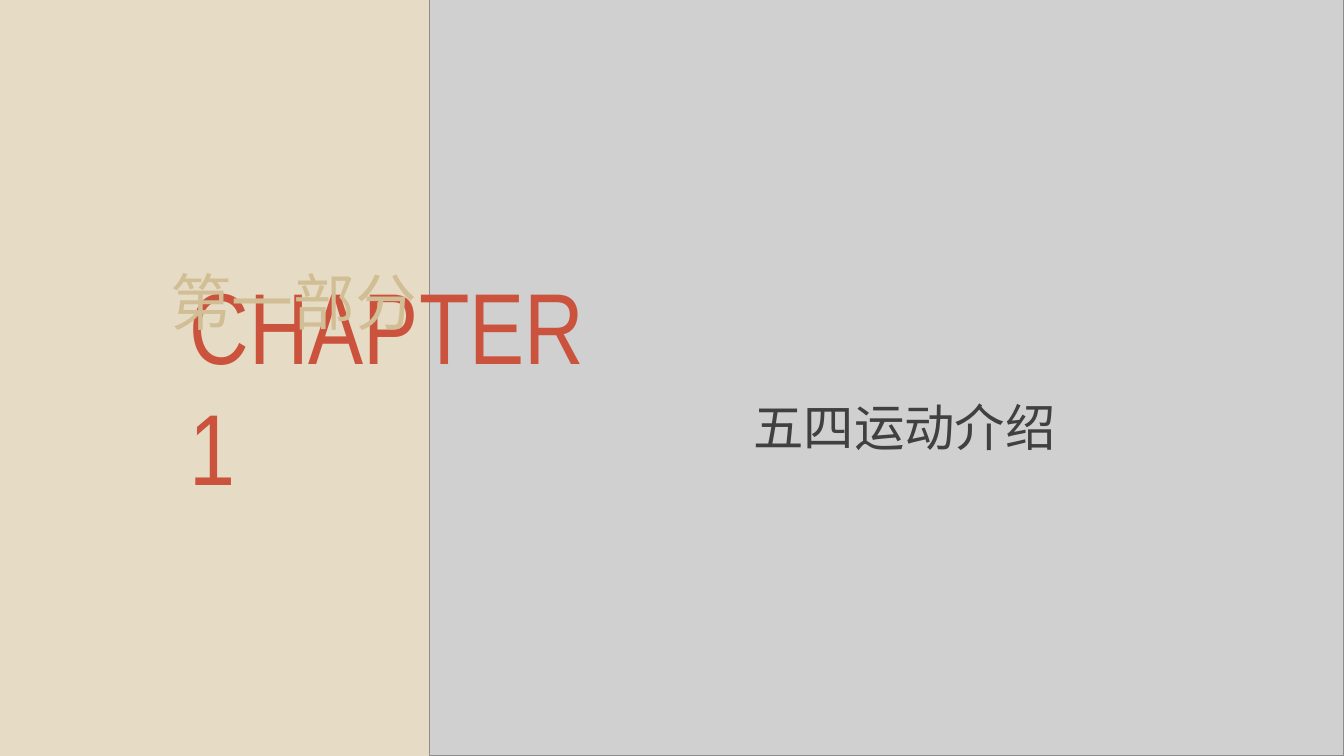
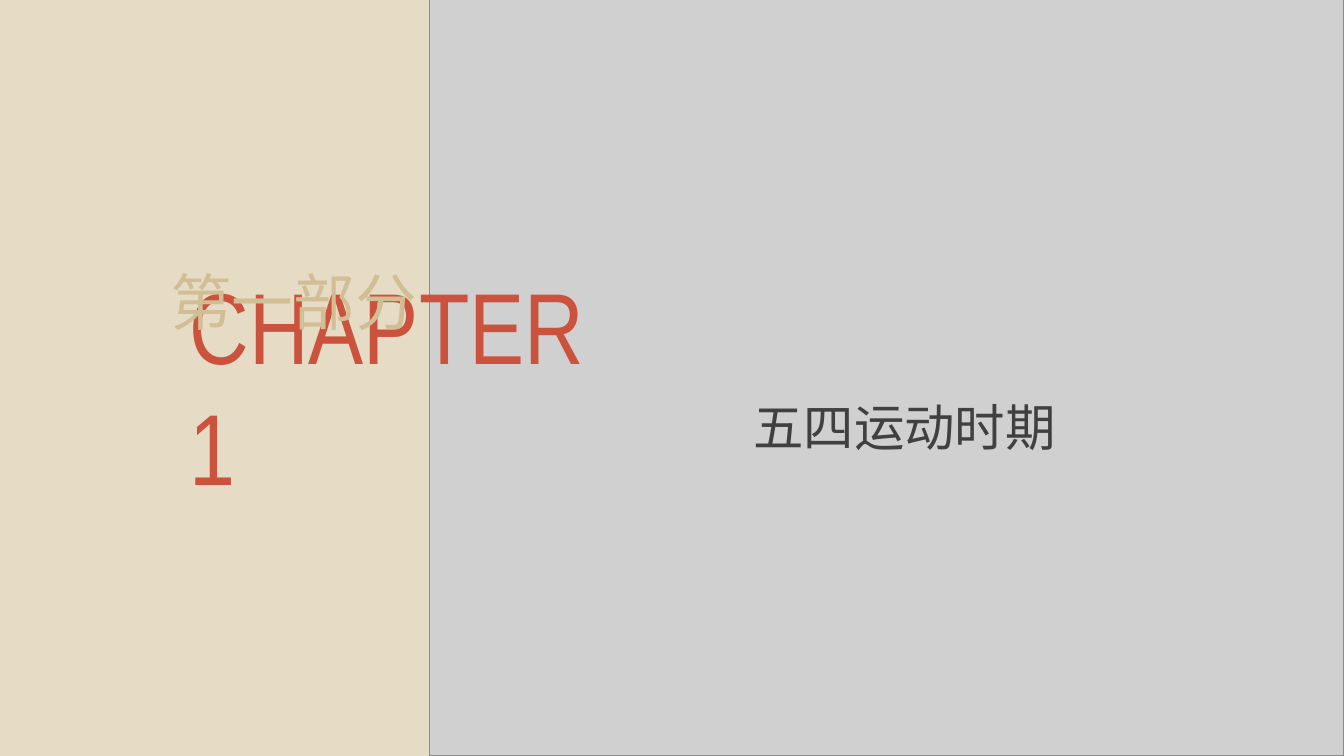
Before and after one commit to hdy2001/DAnotes3_1, a slide deck: slide 1 of 团日资料/五四介绍，人物，题目(1).pptx. Drawn at 1344x756 pixels with LibreOffice and Linux fonts; fonts in the diff are those of the drawing; grey boxes stand for pictures; background and template pictures are left out. Boxes give left, top, right and bottom in pixels: in the first picture for what was removed or moved away, otherwise in the second. Text is boxed around its words. In the diff, an @@ line names an element or a change of style, - is before the commit and + after.

```diff
--- a/团日资料/五四介绍，人物，题目(1).pptx
+++ b/团日资料/五四介绍，人物，题目(1).pptx
@@ text at bbox=[753, 404, 1055, 450]: text changed @@
-五四运动介绍
+五四运动时期
```
Also in this commit, not shown: 4 other files.
